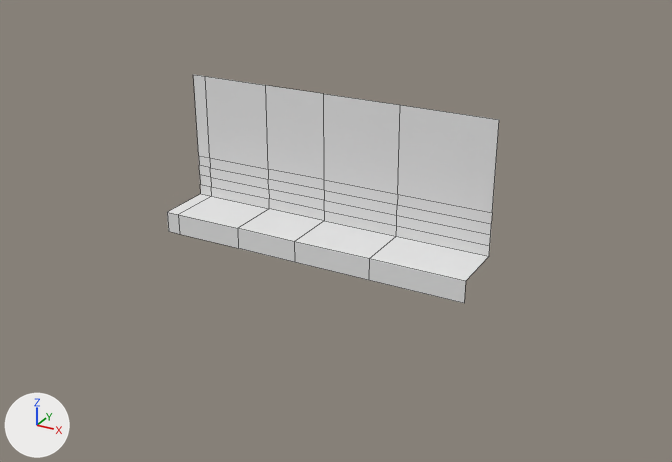
The OBJ model projects/tester/res/mapping.obj, before and after one commit.
Rendered twice from a 50 mm lens placed at (76.6, -97.2, 50.4), pointed at (20.4, 5.0, -0.7). Arrows for +X, +Y and +Z are at lower left; the lights stay in place. Mesh edges are drawn as thin lines. Where no turn or scale is listed for an object, it has been applied to the vertices. Vertices at the same position are counted once.
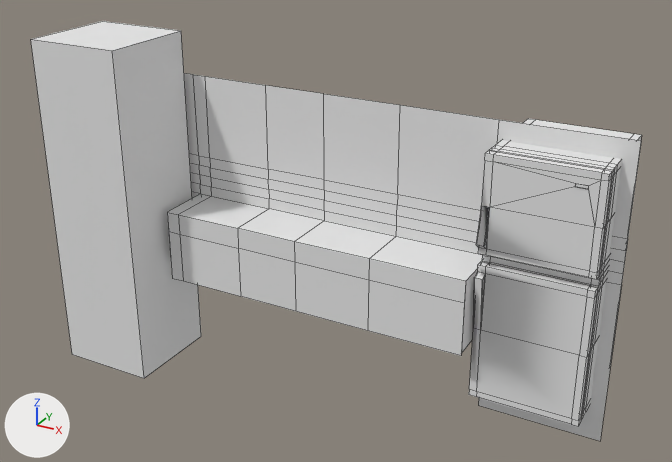
What differs and where, as boxes (x1, y1, x2, y2) in the pictures (672 x 462 px):
```json
{"object": "Plane", "change": "reshaped", "before": [167, 74, 499, 303], "after": [31, 21, 641, 441], "on screen": "83% wider, 83% taller"}
{"object": "Cube_Cube.001", "change": "added", "after": [469, 119, 642, 426]}
{"part": 1, "of": "me_plane", "change": "added", "after": [31, 21, 201, 378]}
{"part": 2, "of": "me_plane", "change": "built on", "after": [169, 73, 641, 441]}
```

Edits to the scene script, one JSON object a line:
```json
{"block": "me_plane", "where": "# used by ob_plane; location = (0.0, 0.0, 0.0)"}
{"op": "remove", "block": "me_plane", "code": "me_plane.from_pydata(...)  # 49 vertices, 35 faces, 1 loose edge; spans x -3.0..42.0, y -2.0..6.0, z -3.0..18.0"}
{"op": "add", "block": "me_plane", "code": "me_plane.from_pydata(...)  # 82 vertices, 60 faces; spans x -24.0..58.6, y -8.7..6.0, z -24.2..24.2"}
{"block": "me_plane", "change": "me_plane part 1: a new loose piece, a box spanning x -18.2..-4.1, y -8.7..5.3, z -24.2..24.2, in mat_material_001 (white #e7e7e7)"}
{"block": "me_plane", "change": "me_plane part 2"}
{"block": "me_plane", "change": "1 vertex is removed from x 42.0, y 6.0, z -3.0"}
{"block": "me_plane", "change": "1 loose edge is deleted"}
{"block": "me_plane", "change": "8 vertices are added at x -24.0..58.6, y -2.0..6.0, z -22.5..-7.6"}
{"block": "me_plane", "change": "6 new vertices lie (16.6, 0.0, 0.0) away from vertices in x 42.0, y 6.0, z 0.0..18.0"}
{"block": "me_plane", "change": "6 new vertices lie (-21.0, 0.0, 0.0) away from vertices in x -3.0, y 6.0, z 0.0..18.0"}
{"block": "me_plane", "change": "6 new vertices lie (0.0, 0.0, -7.4) away from vertices in x -3.0..42.0, y -2.0, z -3.0"}
{"block": "me_plane", "change": "19 new faces join them"}
{"op": "add", "block": "me_cube_cube_001", "code": ["me_cube_cube_001 = bpy.data.meshes.new('Cube_Cube.001')", "me_cube_cube_001.from_pydata(...)  # 244 vertices, 242 faces; spans x 42.5..56.8, y -0.6..16.2, z -17.4..15.5", "me_cube_cube_001.materials.append(mat_material_001)  # white #e7e7e7"]}
{"op": "add", "block": "ob_cube_cube_001", "code": ["ob_cube_cube_001 = bpy.data.objects.new('Cube_Cube.001', me_cube_cube_001)", "ob_cube_cube_001.location = (0.0, 0.0, 0.0)"]}
```
